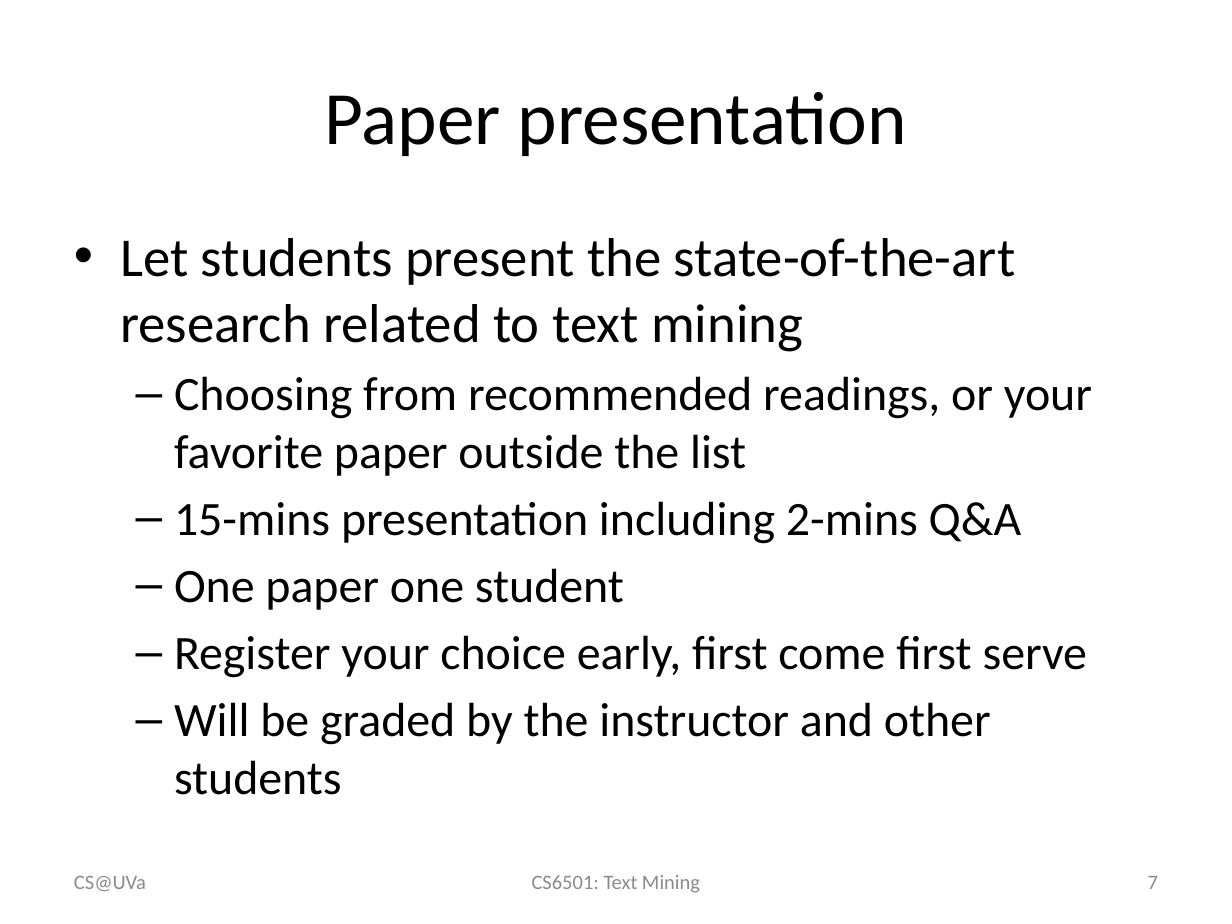
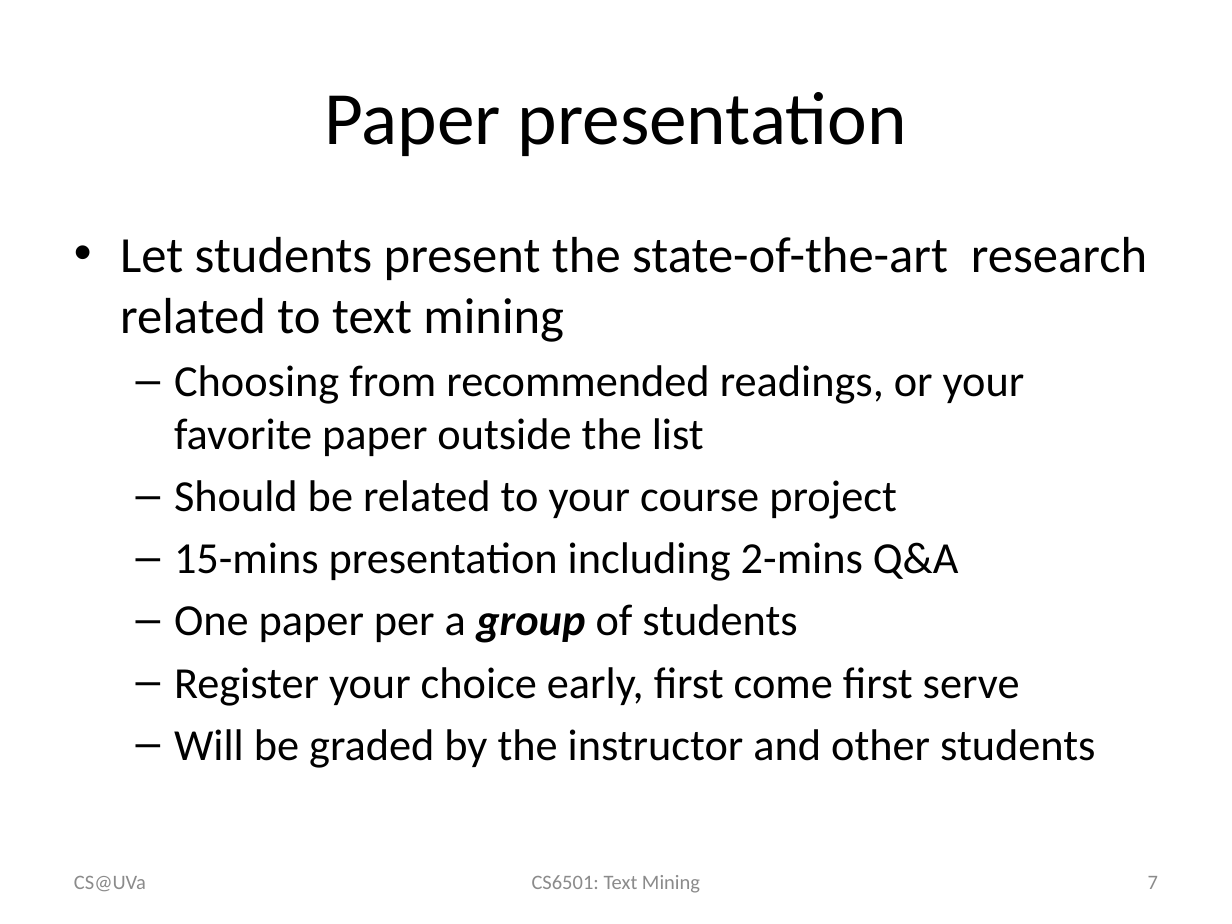
Before and after one commit to wang296/CS6501-Text-Mining, a slide deck: slide 7 of docs/CoursePolicy.pptx. Drawn at 1232x924 pixels with LibreOffice and Linux fonts; fonts in the diff are those of the drawing. Boxes give left, top, right and bottom in pixels: in the first picture for what was removed or moved away, otherwise in the second. Text is boxed around its words. In the diff, an @@ line names an element or a change of style, - is before the commit and + after.

```diff
--- a/docs/CoursePolicy.pptx
+++ b/docs/CoursePolicy.pptx
@@ text at [120,237,1147,768]: size 32 to 29.6 pt in "Let students present the state-of-the-art research related ..."; size 28 to 25.9 pt in "Choosing from recommended readings, or your favorite ...", "15-mins presentation including 2-mins Q&A", "Register your choice early, first come first ...", "Will be graded by the instructor and ..." @@
@@ text at [174,480,897,519]: paragraph added @@
+  – Should be related to your course project
@@ text at [174,604,797,643]: text changed; size 28 to 25.9 pt @@
-  – One paper one student
+  – One paper per a group of students
```
Also in this commit, not shown: 7 other slides changed, 2 slides added, 5 other files.
